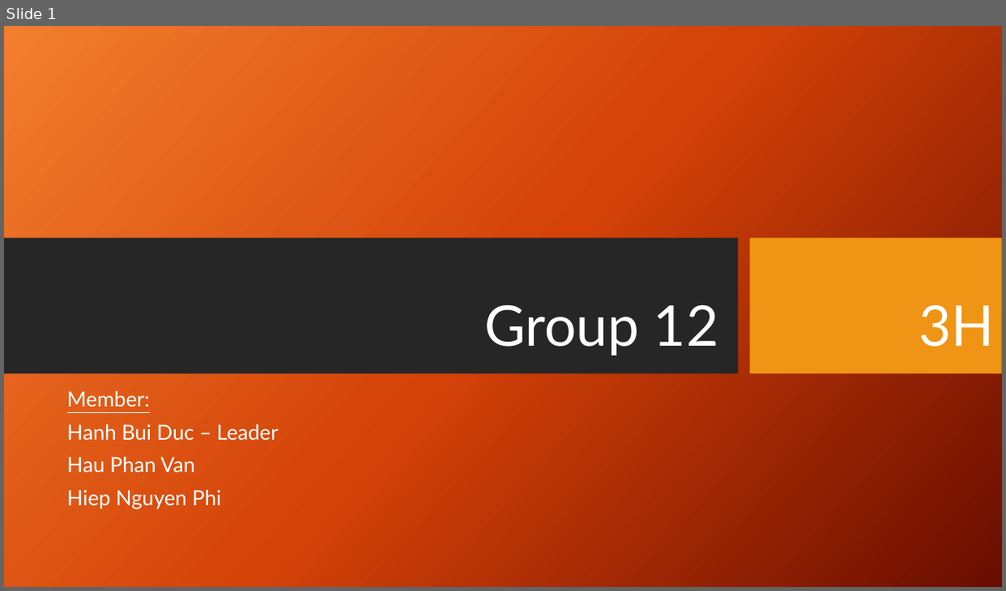
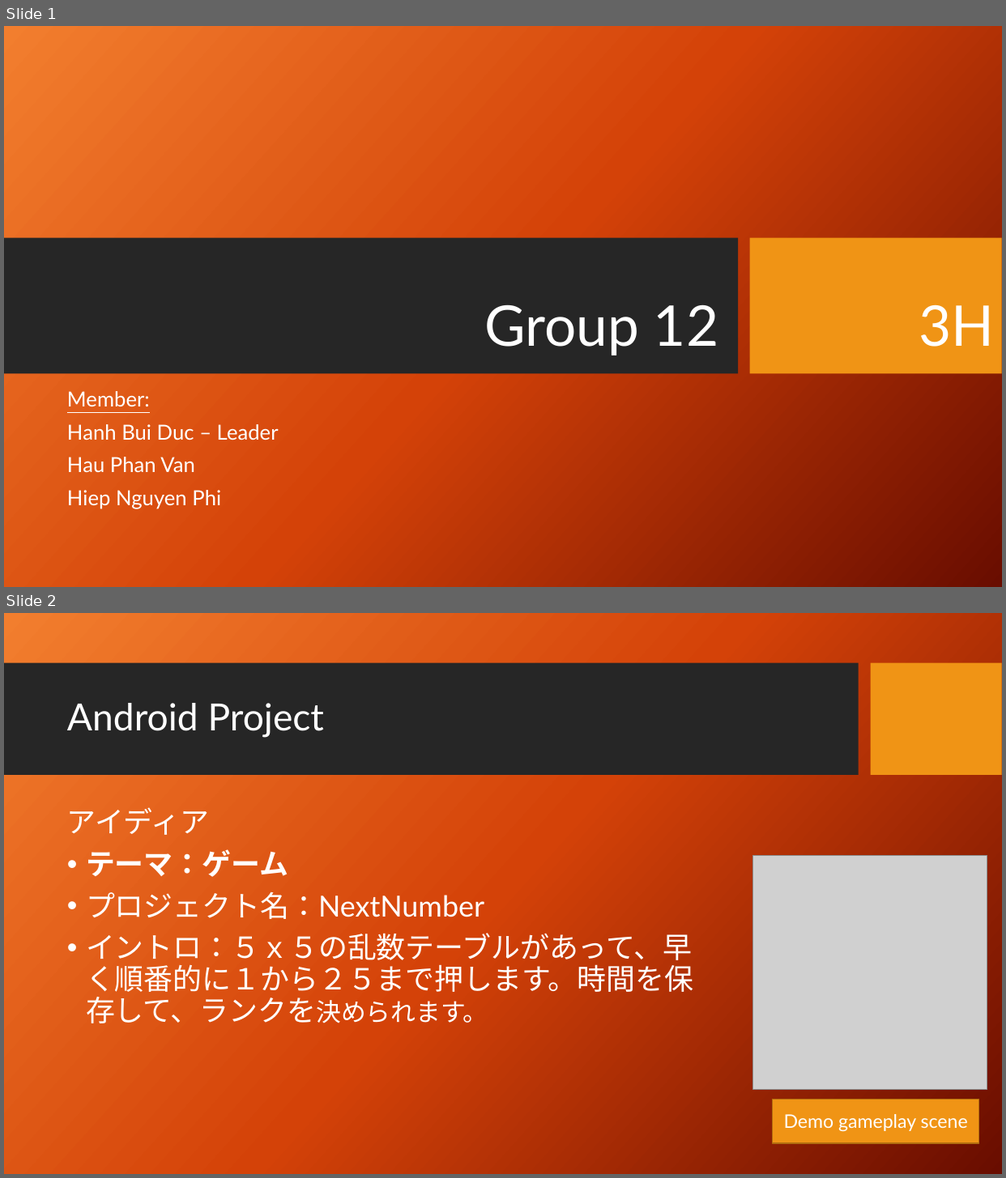
Before and after one commit to techcamp15-vietnam/team12, a slide deck: Report/[Report] TechCamp.pptx. Shown one above the other, each under a label of ours: slide 1 before the commit, slides 1 and 2 after it. The pictures are 1006x591 and 1006x1178 pixels, drawn with LibreOffice and Linux fonts; fonts in the diff are those of the drawing; grey boxes stand for pictures; background and template pictures are left out. Boxes give left, top, right and bottom in pixels: in the first picture for what was removed or moved away, otherwise in the second. Text is boxed around its words. In the diff, an @@ line names an element or a change of style, - is before the commit and + after.

```diff
--- a/Report/[Report] TechCamp.pptx
+++ b/Report/[Report] TechCamp.pptx
@@ slide 2 added at (4, 613, 1002, 1174), background picture (left out) @@
@@ rectangle added at (4, 663, 859, 776), fill #262626 @@
@@ rectangle added at (871, 663, 1002, 776), fill #F09415 @@
@@ title added at (67, 703, 324, 738), 36 pt, text #FFFFFF @@
+Android Project
@@ text added at (67, 807, 693, 1024), 28 pt, text #FFFFFF @@
+アイディア
+• テーマ：ゲーム
+• プロジェクト名：NextNumber
+• イントロ：５ｘ５の乱数テーブルがあって、早く順番的に１から２５まで押します。時間を保存して、ランクを決められます。
@@ picture added at (753, 856, 987, 1090) @@
@@ rectangle added at (772, 1100, 978, 1144), fill #F09415, outline #B26D10 1 pt, 18 pt, text #FFFFFF @@
+Demo gameplay scene
```
Also in this commit, not shown: 3 slides removed.
